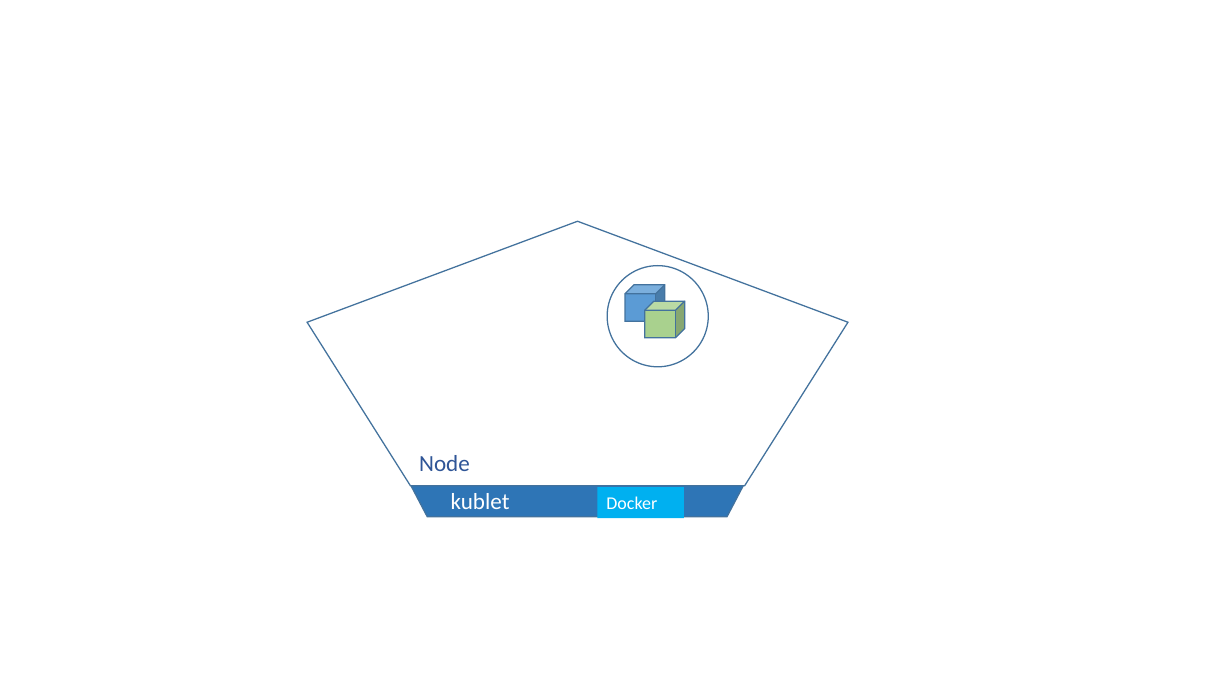
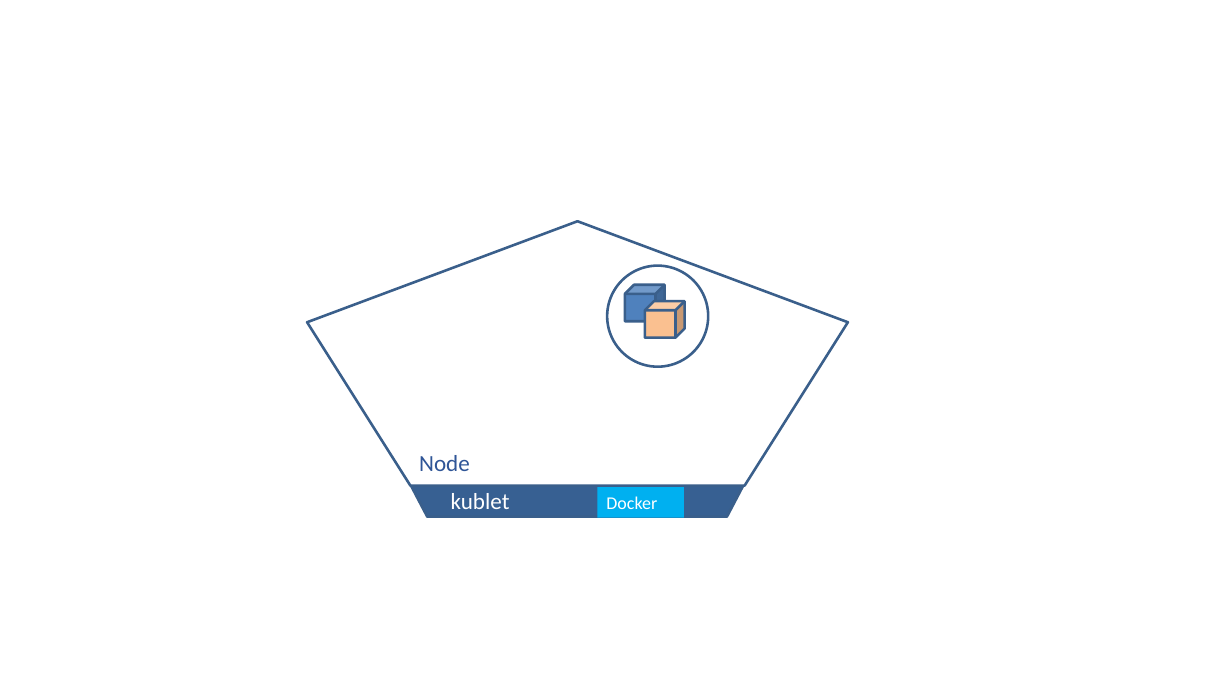
Before and after one commit to navivi/k8s-training, a slide deck: slide 9 of day-2/Using Kubernetes Day 2.pptx. Drawn at 1232x693 pixels with LibreOffice and Linux fonts; fonts in the diff are those of the drawing. Boxes give left, top, right and bottom in pixels: in the first picture for what was removed or moved away, otherwise in the second. Text is boxed around its words. In the diff, an @@ line names an element or a change of style, - is before the commit and + after.

```diff
--- a/day-2/Using Kubernetes Day 2.pptx
+++ b/day-2/Using Kubernetes Day 2.pptx
@@ pentagon at <box>307,221,848,485</box>: outline #43739E 1 pt to #3A5F8C 2 pt; proportions changed @@
@@ pentagon at <box>335,231,820,517</box>: fill #2E75B6 to #376092; outline #43739E 1 pt to #3A5F8C 2 pt; proportions changed @@
@@ ellipse at <box>607,265,708,366</box>: outline #43739E 1 pt to #3A5F8C 2 pt @@
@@ cube at <box>625,285,665,322</box>: fill #5B9BD5 to #4F81BD; outline #43739E 1 pt to #3A5F8C 2 pt; proportions changed @@
@@ cube at <box>645,301,685,338</box>: fill #A9D18E to #FAC090; outline #43739E 1 pt to #3A5F8C 2 pt; proportions changed @@
```
Also in this commit, not shown: 33 other slides changed, 7 slides added, 1 slide removed.
